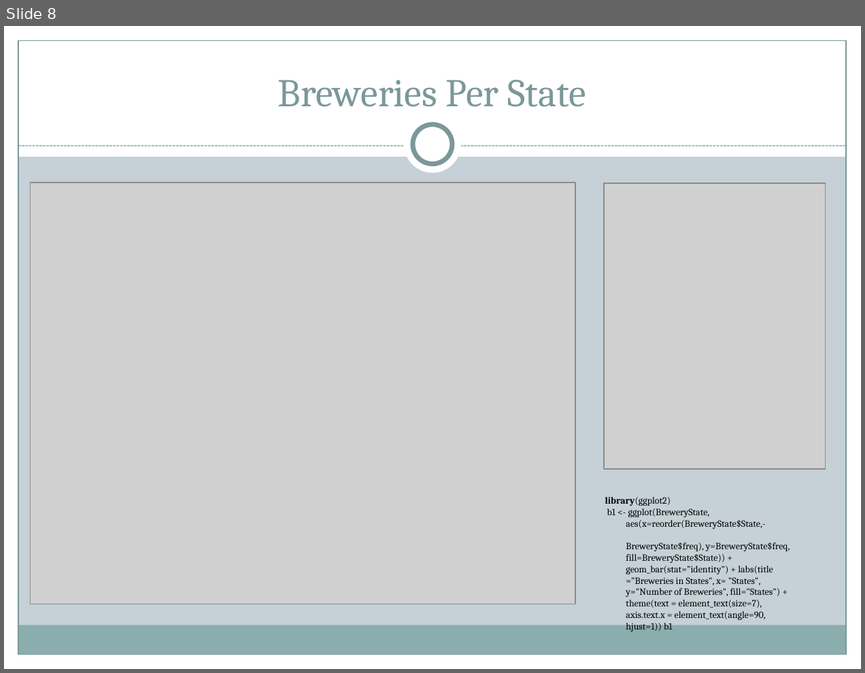
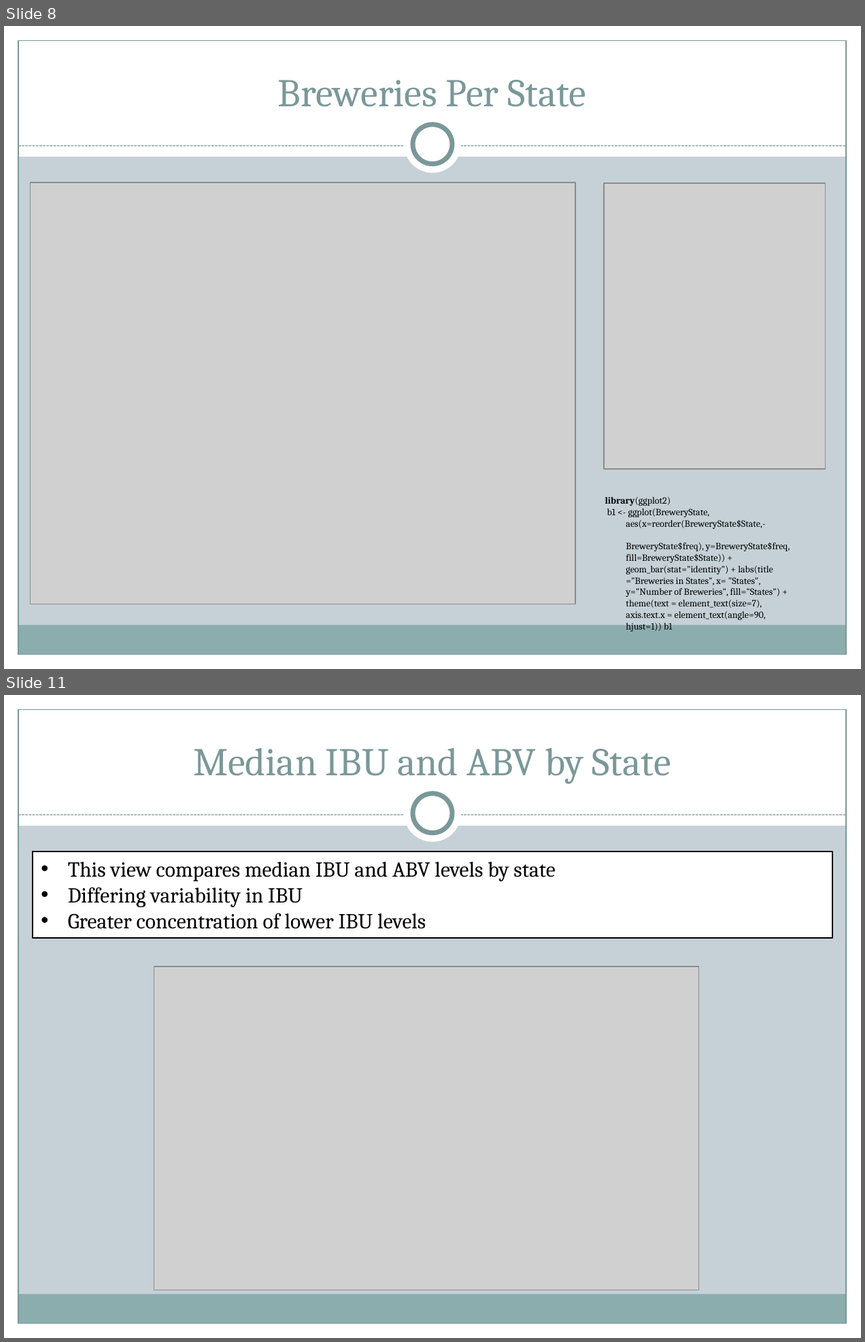
Before and after one commit to DataTex1/CaseStudy1, a slide deck: MSDS6306 CaseStudy1.pptx. Shown one above the other, each under a label of ours: slide 8 before the commit, slides 8 and 11 after it; the slides between them are not shown. The pictures are 865x673 and 865x1342 pixels, drawn with LibreOffice and Linux fonts; fonts in the diff are those of the drawing; grey boxes stand for pictures. Boxes give left, top, right and bottom in pixels: in the first picture for what was removed or moved away, otherwise in the second. Text is boxed around its words. In the diff, an @@ line names an element or a change of style, - is before the commit and + after.

```diff
--- a/MSDS6306 CaseStudy1.pptx
+++ b/MSDS6306 CaseStudy1.pptx
@@ slide 11 added at [4,695,861,1338], background #C5D1D7; not listed: 9 template elements that a slide beside it also shows @@
@@ title added at [193,748,671,784], 33 pt, text #7C999A @@
+Median IBU and ABV by State
@@ rectangle added at [33,851,832,938], fill #FFFFFF, outline #000000 1.25 pt, 18 pt, text #000000 @@
+• This view compares median IBU and ABV levels by state
+• Differing variability in IBU
+• Greater concentration of lower IBU levels
@@ picture added at [154,966,699,1289] @@
```
Also in this commit, not shown: 7 other slides added.
